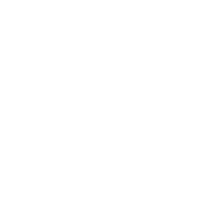
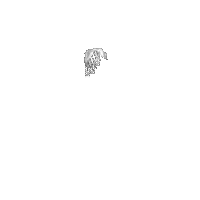
Before/after of a (200, 200) layered artwork. What changed in the layer stack:
showed "hair_dreadlocks", painted on it over 84, 48, 108, 78
